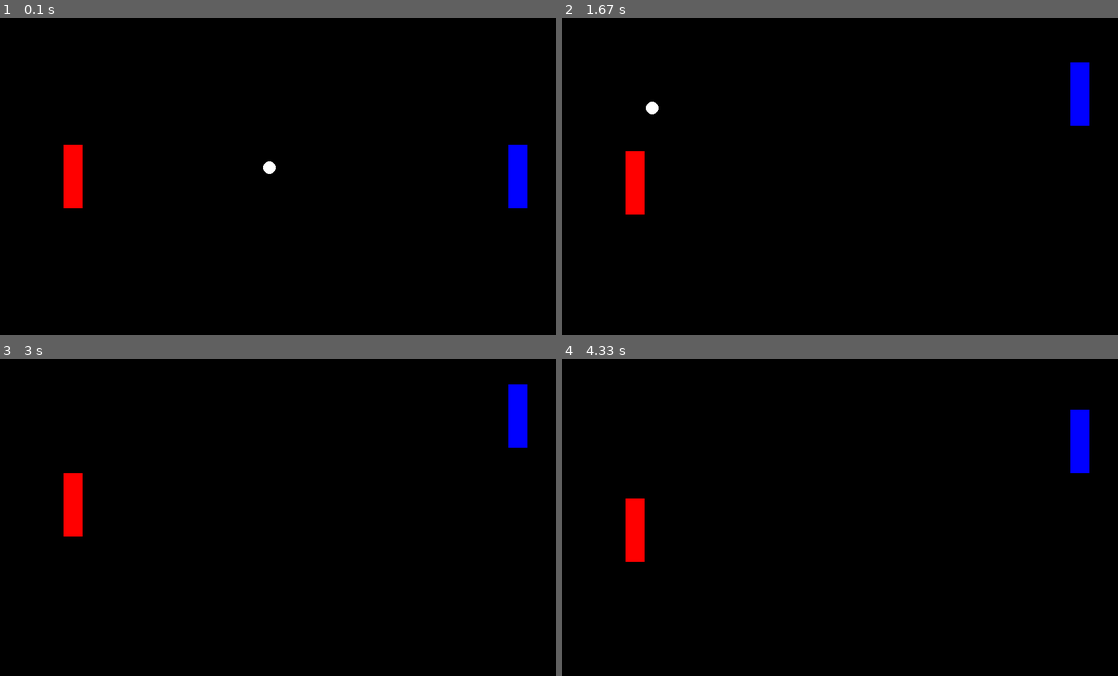
Above: before the commit, frames 1-4 (two rows, left to right).
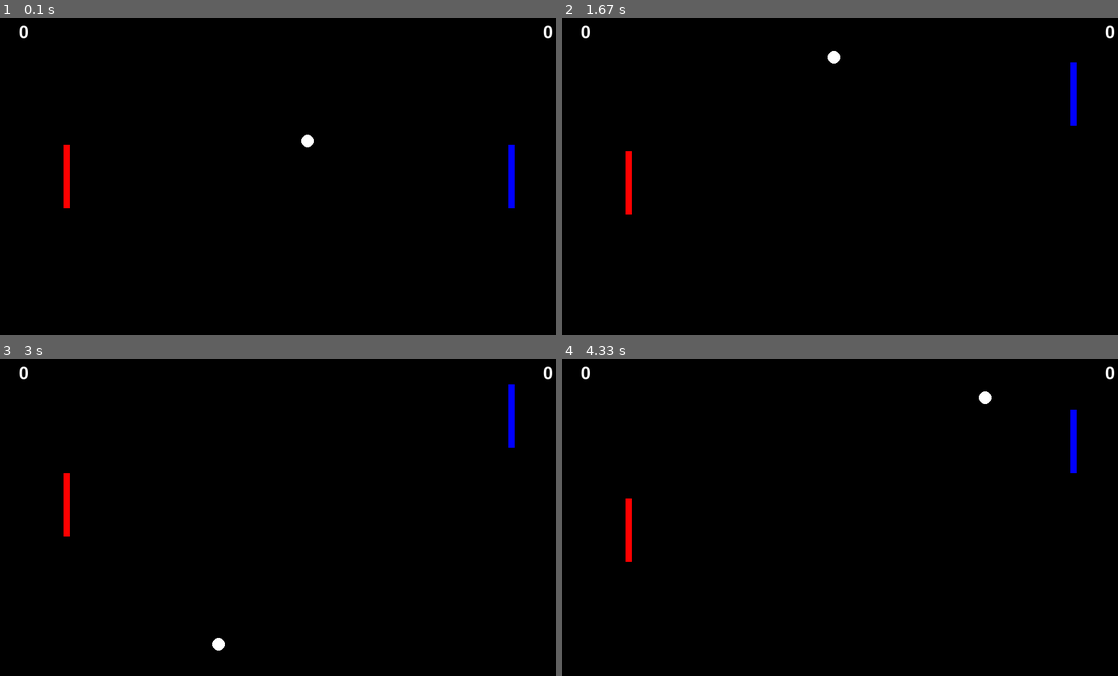
Above: after the commit, the same moments.

Repository: AndreCerqueira/MiniGames-Pygame
Game: pygame game, started from Pong Game/main.py
Same seed, same stepped clock (60 frames per second), same inputs: the game is played once before the commit and once after it.
Inputs:
- Up to frame 1 (0.1 s): no input
- Up to frame 2 (1.67 s): hold Up 0.33-0.8 s; hold Down 0.83-1.13 s; hold S 0.83-1.13 s; hold Up 1.17-1.53 s; hold W 1.17-1.53 s; hold Down from 1.57 s (still down); hold S from 1.57 s (still down)
- Up to frame 3 (3 s): release Down at 1.93 s; release S at 1.93 s; hold Up 1.97-2.27 s; hold W 1.97-2.27 s; hold Down 2.3-2.6 s; hold S 2.3-2.6 s; hold Up from 2.63 s (still down); hold W from 2.63 s (still down)
- Up to frame 4 (4.33 s): release Up at 3 s; release W at 3 s; hold Down 3.03-3.4 s; hold S 3.03-3.4 s; hold Up 3.43-3.73 s; hold W 3.43-3.73 s; hold Down 3.77-4.07 s; hold S 3.77-4.07 s; hold Up from 4.1 s (still down); hold W from 4.1 s (still down)

The runs differ from the first frame. In frame 1, 1.1% of the frame differs, in the area x 3-100%, y 2-60%; in frame 2, 1.1%; in frame 3, 1.1%; in frame 4, 1.1%.

Commit message:
final pong game

Diff:
--- a/Pong Game/main.py
+++ b/Pong Game/main.py
@@ -1,4 +1,4 @@
-import pygame
+import pygame, sys
 import math
 import random
 
@@ -7,7 +7,8 @@
 FPS = 60
 VEL = 5
 WIDTH, HEIGHT = 900, 500
-PLAYER_WIDTH, PLAYER_HEIGHT = 30, 100
+PLAYER_WIDTH, PLAYER_HEIGHT = 10, 100
+FONT = pygame.font.SysFont('comicsans', 40)
 WIN = pygame.display.set_mode((WIDTH, HEIGHT))
 pygame.display.set_caption("Pong Game!")
 clock = pygame.time.Clock()
@@ -21,6 +22,7 @@
         self.image.fill(color)
         self.rect = self.image.get_rect(topleft = pos)
 
+        self.score = 0
         self.up = up
         self.down = down
 
@@ -52,54 +54,29 @@
         self.rect = self.image.get_rect(center = pos)
 
         # Psysics Properties
-        self.previous_location = pygame.math.Vector2(WIDTH, HEIGHT/2)
-        self.direction = pygame.math.Vector2(0, 0)
-        self.distance = 0
-        self.speed = 3
-        self.side = 'left'
-
-        # Throw the ball
-        self.change_direction()
+        self.velocity = pygame.math.Vector2(random.randint(4, 8), random.randint(-8, 8))
 
 
-    def update(self, players):
-
-        if pygame.Rect.colliderect(self.rect, players[0]) == True and self.side == 'left':
-            self.side = 'right'
-            self.change_direction()
-        elif pygame.Rect.colliderect(self.rect, players[1]) == True and self.side == 'right':
-            self.side = 'left'
-            self.change_direction()
-
-        if self.distance:
-            self.distance -= 1
-            self.rect.x += self.direction.x
-            self.rect.y += self.direction.y
+    def update(self):
+        self.rect.x += self.velocity.x
+        self.rect.y += self.velocity.y
 
 
     def draw(self):
         pygame.draw.circle(WIN, 'white', (self.rect.x , self.rect.y), 10)
 
 
-    def change_direction(self):
+    def bounce(self):
+        self.velocity.x *= -1
+        self.velocity.y = random.randint(-8, 8)
 
-        destination = pygame.math.Vector2(0, random.randint(0, HEIGHT))
+def draw_scores(players):
 
-        if self.side == 'left':
-            destination.x = 0
-        else:
-            destination.x = WIDTH
+    score_red = FONT.render(str(players[0].score), True, 'white')
+    score_blue = FONT.render(str(players[1].score), True, 'white')
 
-        pmx, pmy = self.previous_location
-
-        radians = math.atan2(destination.x - pmy, destination.y - pmx)
-        distance = math.hypot(destination.x - pmx, destination.y - pmy) / self.speed
-        self.distance = int(distance)
-
-        self.direction.x = math.cos(radians) * self.speed
-        self.direction.y = math.sin(radians) * self.speed
-
-        self.previous_location = destination
+    WIN.blit(score_red, (30, 10))
+    WIN.blit(score_blue, (WIDTH-(score_blue.get_width()+30), 10))
 
 def main():
 
@@ -112,20 +89,36 @@
         for event in pygame.event.get():
             if event.type == pygame.QUIT:
                 pygame.quit()
+                sys.exit()
 
-        WIN.fill('black')
+        # Detect collisions with borders
+        if ball.rect.x > WIDTH:
+            ball.velocity.x *= -1
+            player_red.score += 1
+
+        if ball.rect.x < 0:
+            ball.velocity.x *= -1
+            player_blue.score += 1
+
+        if ball.rect.y > HEIGHT or ball.rect.y < 0:
+            ball.velocity.y *= -1
+
+        # Detect collisions between the ball and the paddles
+        if pygame.sprite.collide_mask(ball, player_red) or pygame.sprite.collide_mask(ball, player_blue):
+            ball.bounce()
 
         player_red.update()
         player_blue.update()
+        ball.update()
 
-        ball.update((player_red, player_blue))
+        draw_scores((player_red, player_blue))
         ball.draw()
-
         player_red.draw()
         player_blue.draw()
 
         pygame.display.update()
         clock.tick(FPS)
+        WIN.fill('black')
 
 
 if __name__ == "__main__":
Not shown, added: Pong Game/Pong Game.exe
